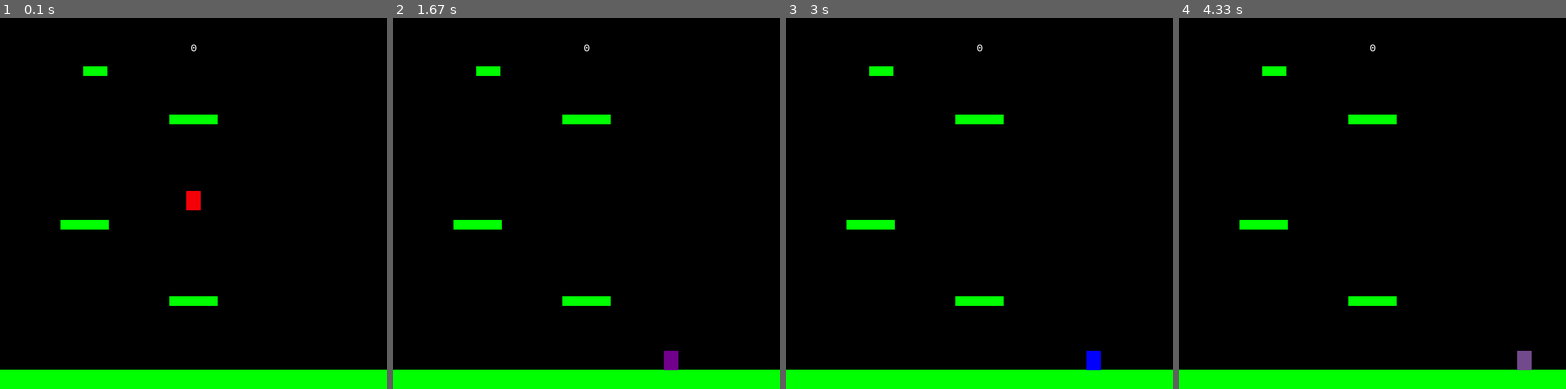
Above: before the commit, frames 1-4 (left to right).
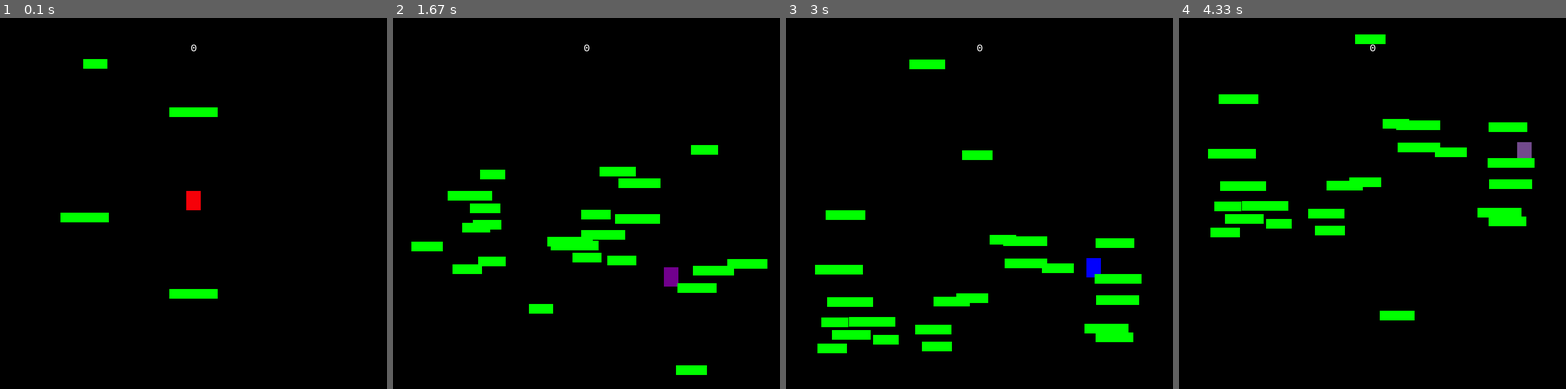
Above: after the commit, the same moments.

Repository: BulSU-BSCpE2B-Group2/DROP
Game: pygame game, started from main.py
The game is run twice, just before and just after one commit, with the same random seed, the same clock (stepped at 60 frames per second) and the same inputs.
Inputs:
- Up to frame 1 (0.1 s): no input
- Up to frame 2 (1.67 s): hold Right 0.33-0.8 s; hold Right 0.83-1.3 s; hold Left from 1.33 s (still down)
- Up to frame 3 (3 s): release Left at 1.87 s; hold Right 2.33-2.97 s
- Up to frame 4 (4.33 s): hold Left 3-3.47 s; hold Right 3.5-3.97 s; hold Right from 4 s (still down)

The runs differ from the first frame. In frame 1, 6.9% of the frame differs, in the area x 0-100%, y 11-100%; in frame 2, 11%; in frame 3, 12%; in frame 4, 12%.

Commit message:
All platforms now move upwards

Diff:
--- a/main.py
+++ b/main.py
@@ -48,26 +48,26 @@
                 self.player.pos.y = hits[0].rect.top
                 self.player.vel.y = 0
         # if player reaches top 1/4 of the screen
-        if self.player.rect.top <= height / 4:
-            self.player.pos.y += abs(self.player.vel.y)
-            for platform in self.platforms:
-                platform.rect.y += abs(self.player.vel.y)
-                if platform.rect.top >= height:
-                    platform.kill()
+        """if self.player.rect.top <= height / 4:
+            self.player.pos.y += abs(self.player.vel.y)"""
+        for platform in self.platforms:
+            platform.rect.y -= 3
+            if platform.rect.top <= -30:
+                platform.kill()
 
-        if self.player.rect.bottom > height:
+        if self.player.rect.bottom > (height / 4) * 3:
             for sprite in self.all_sprites:
                 sprite.rect.y -= max(self.player.vel.y, 10)
-                if sprite.rect.bottom < 0:
+                if sprite.rect.bottom < -30:
                     sprite.kill()
 
-        if len(self.platforms) == 0:
+        if self.player.rect.top < 0:
             self.game_over = True
 
         # spawn new platforms to keep same average number
-        while len(self.platforms) < 6:
+        while len(self.platforms) < 24:
             wide = random.randrange(50, 100)
-            p = Platform(random.randrange(0, width - wide), random.randrange(-75, -30), wide, 20)
+            p = Platform(random.randrange(0, width - wide), random.randrange(120 + height, 350 + width), wide, 20)
             self.platforms.add(p)
             self.all_sprites.add(p)
 
@@ -77,9 +77,9 @@
             # check for closing window
             if event.type == pg.QUIT:
                 self.running = False
-            if event.type == pg.KEYDOWN:
+            """if event.type == pg.KEYDOWN:
                 if event.key == pg.K_UP:
-                    self.player.jump()
+                    self.player.jump()"""
 
         keys = pg.key.get_pressed()
         if keys[pg.K_ESCAPE]:
--- a/settings.py
+++ b/settings.py
@@ -16,8 +16,10 @@
 player_jump = 20
 
 # list of platforms
-platform_list = [(0, height - 40, width, 40), (width / 2 - 50, height * 3 / 4, 100, 20), (125, height - 350, 100, 20),
+platform_list = [(width / 2 - 50, height * 3 / 4, 100, 20), (125, height - 350, 100, 20),
                  (350, 200, 100, 20), (172, 100, 50, 20)]
+
+# temporary (0, height - 40, width, 40),
 
 # color
 white = (255, 255, 255)
